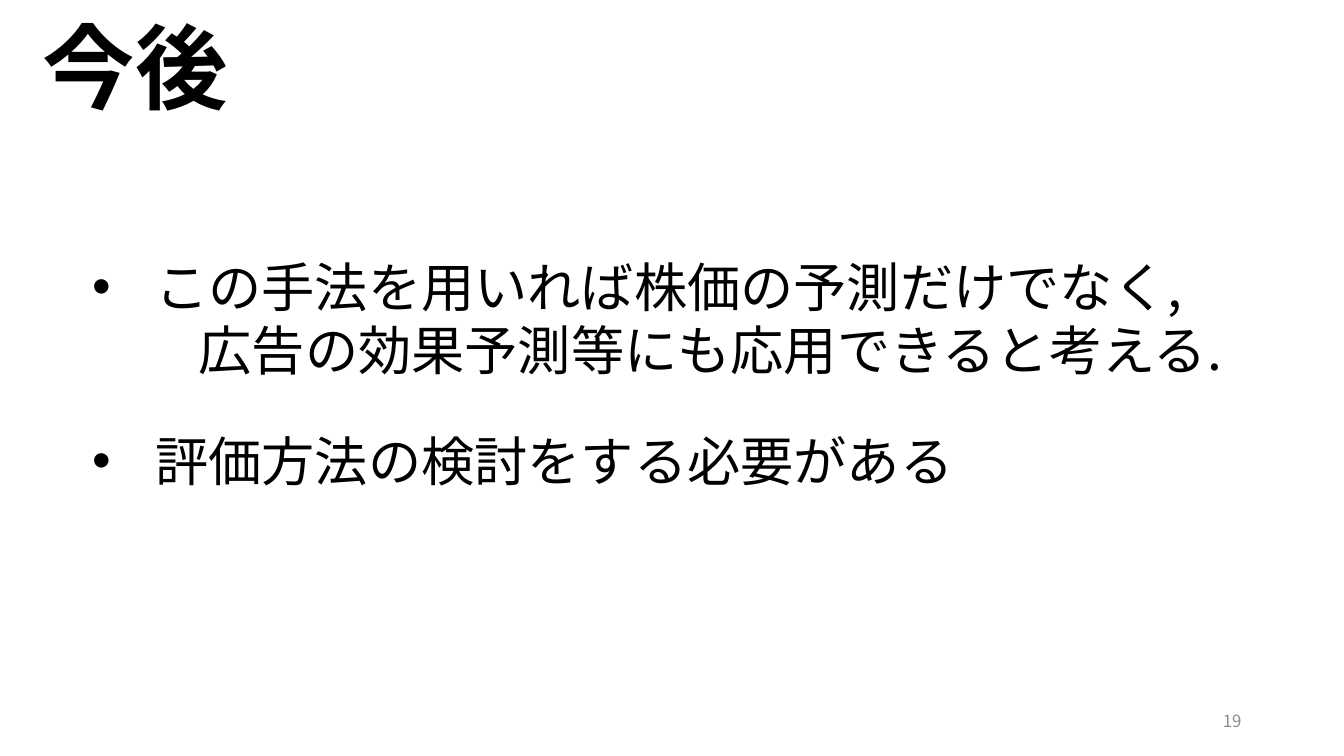
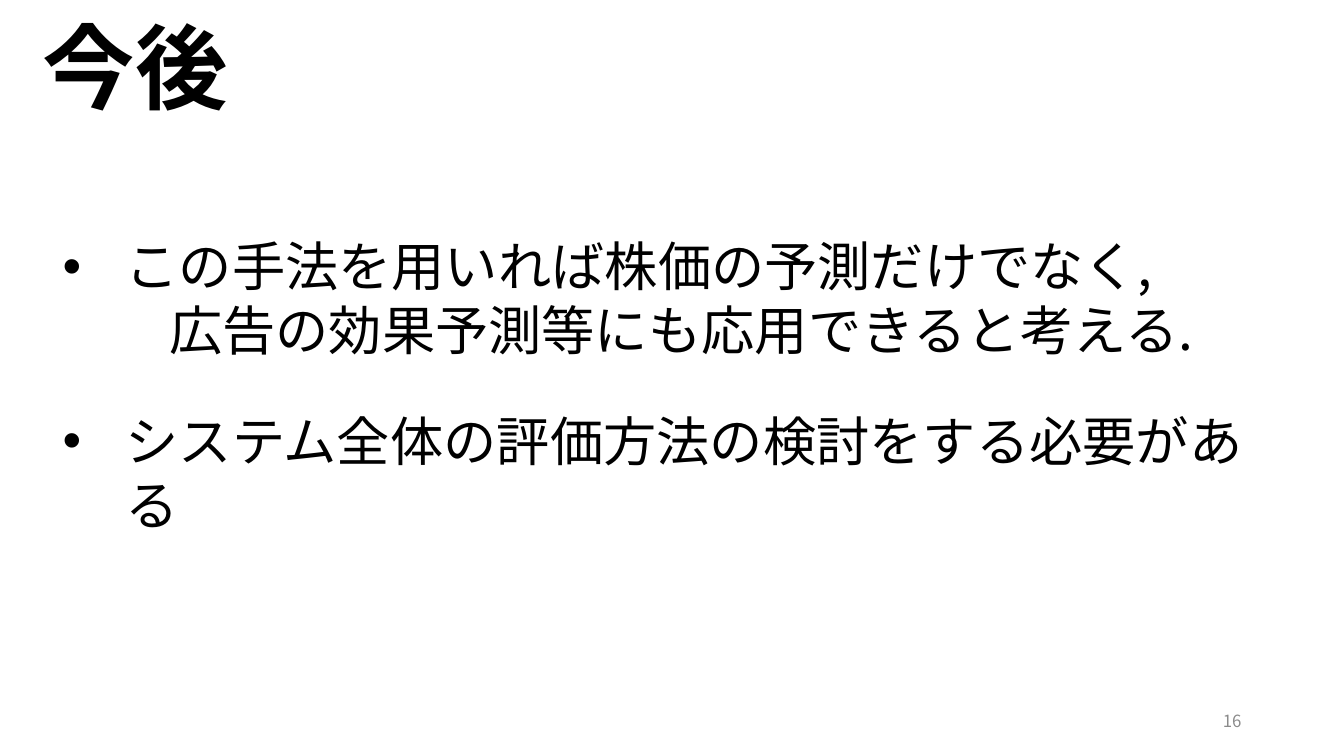
Before and after one commit to ryoww/PBL_stock, a slide deck: slide 16 of 最終報告.pptx (slide 19 before the commit). Drawn at 1344x756 pixels with LibreOffice and Linux fonts; fonts in the diff are those of the drawing. Boxes give left, top, right and bottom in pixels: in the first picture for what was removed or moved away, otherwise in the second. Text is boxed around its words. In the diff, an @@ line names an element or a change of style, - is before the commit and + after.

```diff
--- a/最終報告.pptx
+++ b/最終報告.pptx
@@ text "この手法を用いれば株価の予測だけでなく,": place and size @@
-text "この手法を用いれば株価の予測だけでなく," at (155,262,1223,486)
+text "この手法を用いれば株価の予測だけでなく," at (126,241,1243,528)
@@ text at (126,416,1243,528): text changed @@
-• 評価方法の検討をする必要がある
+• システム全体の評価方法の検討をする必要がある
@@ page number at (1223,714,1242,727): text changed @@
-19
+16
```
Also in this commit, not shown: 11 other slides changed, 6 slides added, 1 slide removed, 1 other file.
